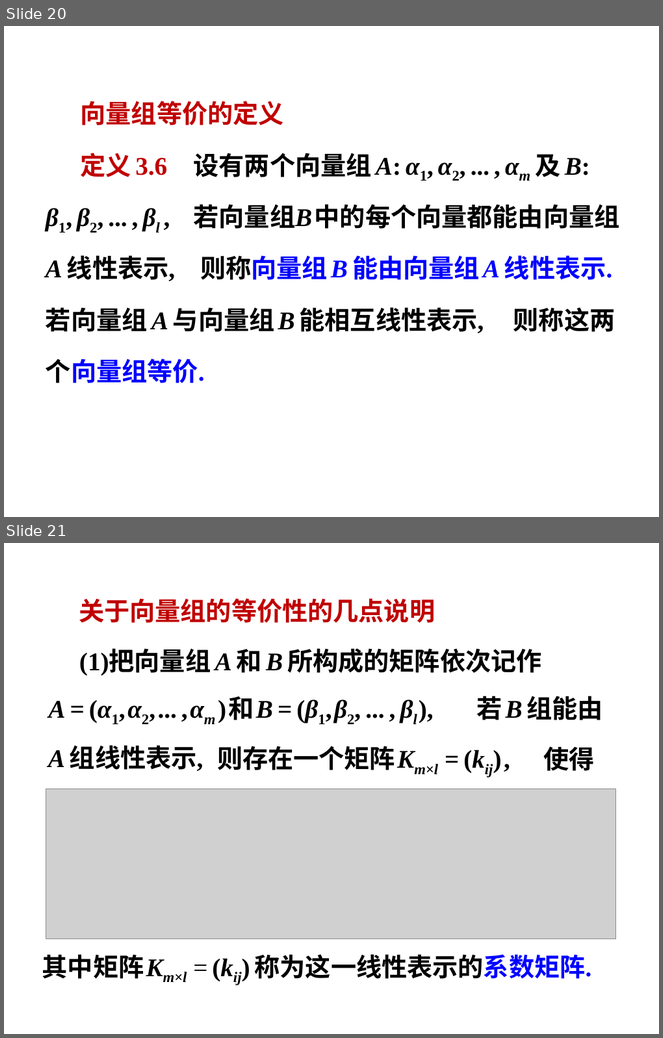
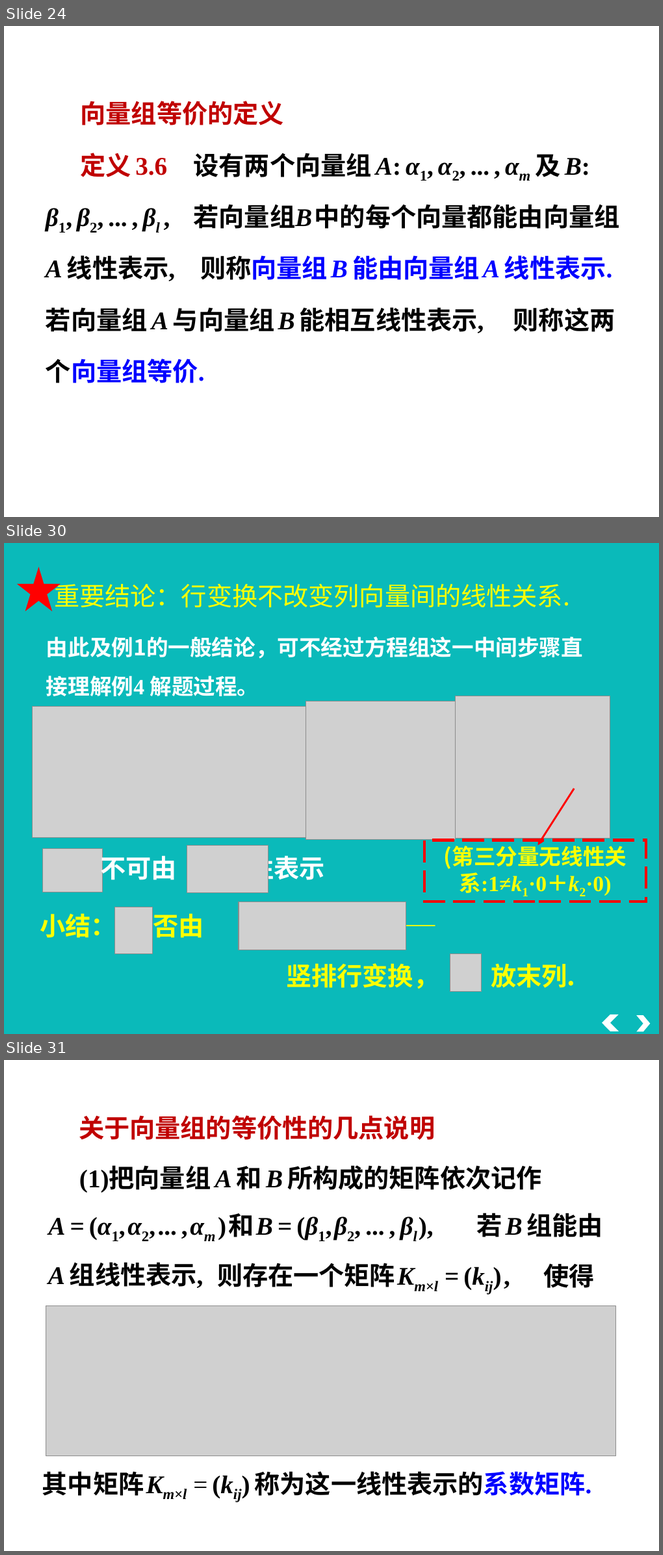
Before and after one commit to zeemeil/zeemeil.github.io, a slide deck: files/2025_2_LM/1107_0302.pptx. Shown one above the other, each under a label of ours: slides 20 and 21 before the commit, slides 24, 30 and 31 after it; the slides between them are not shown. The pictures are 663x1038 and 663x1555 pixels, drawn with LibreOffice and Linux fonts; fonts in the diff are those of the drawing; grey boxes stand for pictures; background and template pictures are left out. Boxes give left, top, right and bottom in pixels: in the first picture for what was removed or moved away, otherwise in the second. Text is boxed around its words. In the diff, an @@ line names an element or a change of style, - is before the commit and + after.

```diff
--- a/files/2025_2_LM/1107_0302.pptx
+++ b/files/2025_2_LM/1107_0302.pptx
@@ slide 30 added at (4,543,659,1034), background #0ABABA @@
@@ star added at (17,566,61,611), fill #FF0000 @@
@@ text added at (54,584,570,608), 28 pt, text #FFFF00 @@
+重要结论：行变换不改变列向量间的线性关系.
@@ text added at (46,637,583,696), 24 pt, text #FFFFFF, bold @@
+由此及例1的一般结论，可不经过方程组这一中间步骤直接理解例4 解题过程。
@@ picture added at (456,696,610,839) @@
@@ picture added at (32,706,311,837) @@
@@ text added at (64,704,92,739), 32 pt, text #FFFF00, bold @@
+②
@@ picture added at (306,701,456,839) @@
@@ arrow added from (574, 789) to (538, 846), #FF0000 2 pt @@
@@ picture added at (42,849,102,892) @@
@@ text added at (101,852,325,885), 28 pt, text #FFFFFF, bold @@
+不可由 线性表示
@@ picture added at (187,846,269,893) @@
@@ rectangle added at (425,841,647,902), outline #FF0000 3 pt dashed, 24 pt, text #FFFF00, bold @@
+(第三分量无线性关系:1≠k1·0＋k2·0)
@@ text added at (40,910,438,943), 28 pt, text #FFFF00, bold @@
+小结： 可否由 线性表示——
@@ picture added at (114,907,153,954) @@
@@ picture added at (239,902,406,950) @@
@@ text added at (286,964,575,989), 28 pt, text #FFFF00, bold @@
+竖排行变换， 放末列.
@@ picture added at (450,954,482,991) @@
@@ chevron added at (602,1015,620,1032), fill #FFFFFF @@
@@ chevron added at (637,1016,651,1032), fill #FFFFFF @@
@@ what was slide 20 is now slide 24 @@
@@ what was slide 21 is now slide 31 @@
```
Also in this commit, not shown: 9 other slides added, 11 other files.
